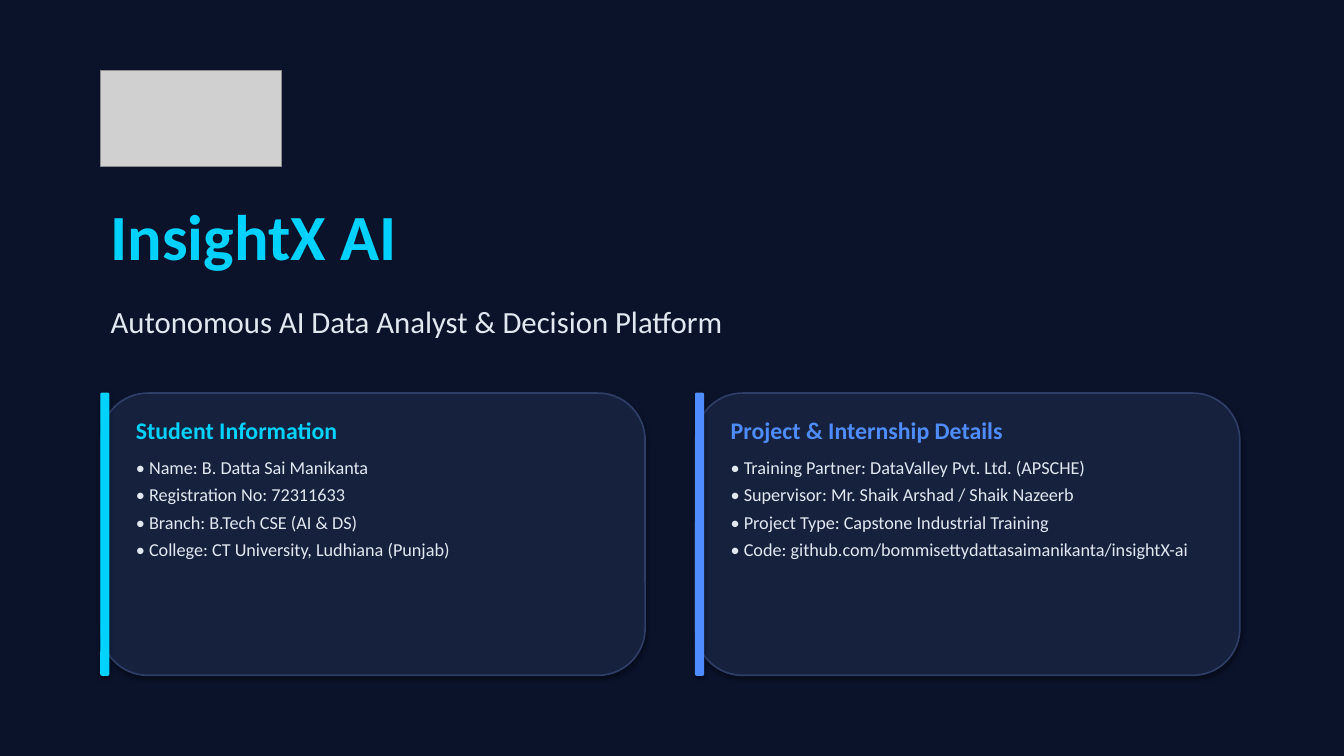
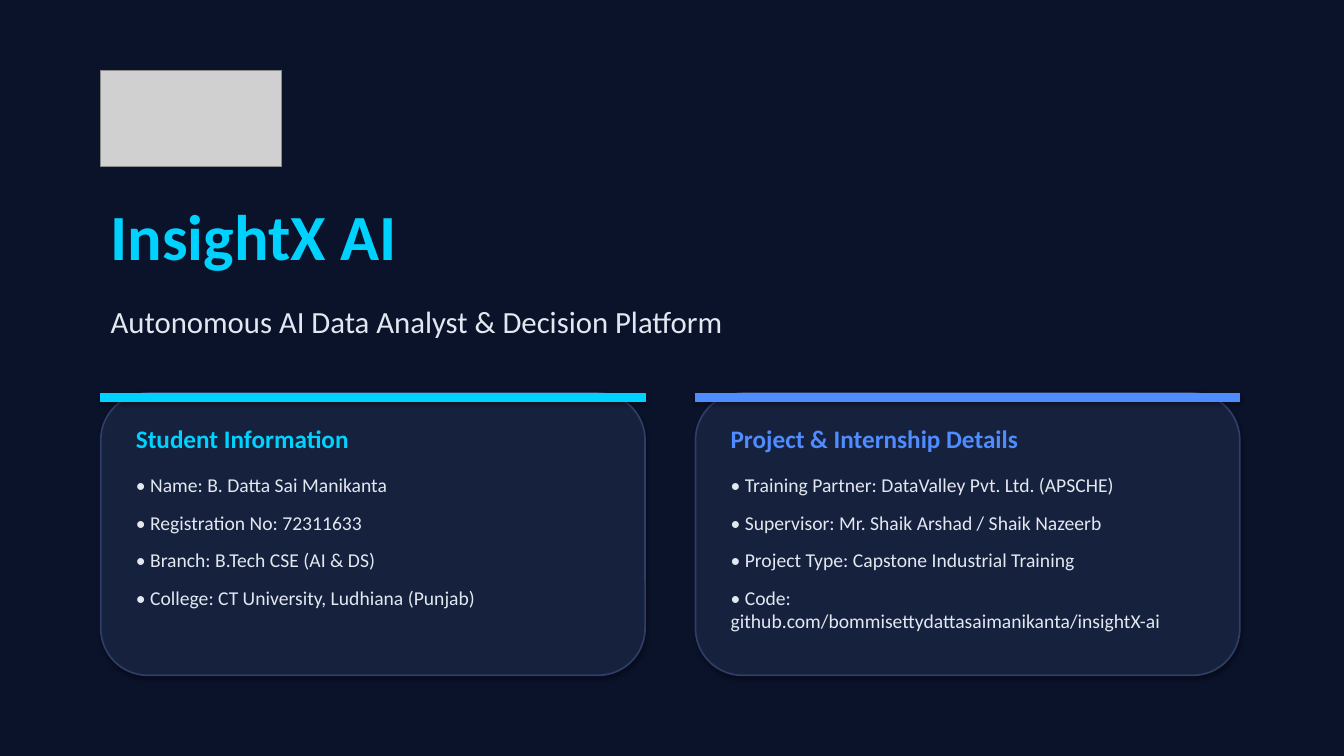
Before and after one commit to bommisettydattasaimanikanta/insightX-ai, a slide deck: slide 1 of InsightX_AI_Project_Presentation.pptx. Drawn at 1344x756 pixels with LibreOffice and Linux fonts; fonts in the diff are those of the drawing; grey boxes stand for pictures. Boxes give left, top, right and bottom in pixels: in the first picture for what was removed or moved away, otherwise in the second. Text is boxed around its words. In the diff, an @@ line names an element or a change of style, - is before the commit and + after.

```diff
--- a/InsightX_AI_Project_Presentation.pptx
+++ b/InsightX_AI_Project_Presentation.pptx
@@ rounded rectangle removed at <box>101,393,109,676</box> @@
@@ rectangle added at <box>101,393,645,401</box>, fill #00D2FF, outline #00D2FF 0.75 pt @@
@@ text "Student Information": place and size @@
-text "Student Information" at <box>136,422,450,559</box>
+text "Student Information" at <box>136,430,475,609</box>
@@ text "Student Information" at <box>136,430,475,609</box>: size 17 to 18 pt in "Student Information"; size 13 to 14 pt in "• Name: B. Datta Sai Manikanta", "• Registration No: 72311633", "• Branch: B.Tech CSE (AI & DS)", "• College: CT University, Ludhiana (Punjab)"; more space between paragraphs @@
@@ rounded rectangle removed at <box>696,393,704,676</box> @@
@@ rectangle added at <box>696,393,1240,401</box>, fill #4F8CFF, outline #4F8CFF 0.75 pt @@
@@ text "Project & Internship Details": place and size @@
-text "Project & Internship Details" at <box>731,422,1188,559</box>
+text "Project & Internship Details" at <box>731,430,1160,632</box>
@@ text "Project & Internship Details" at <box>731,430,1160,632</box>: size 17 to 18 pt in "Project & Internship Details"; size 13 to 14 pt in "• Training Partner: DataValley Pvt. Ltd. (APSCHE)", "• Supervisor: Mr. Shaik Arshad / Shaik ...", "• Project Type: Capstone Industrial Training", "• Code: github.com/bommisettydattasaimanikanta/insightX-ai"; more space between paragraphs @@
```
Also in this commit, not shown: 9 other slides changed, 2 other files.
